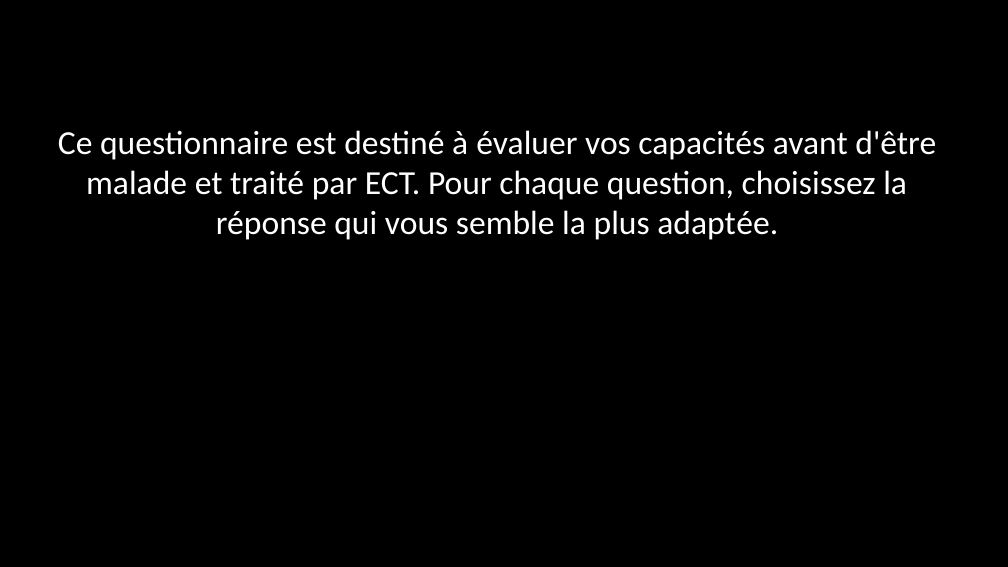
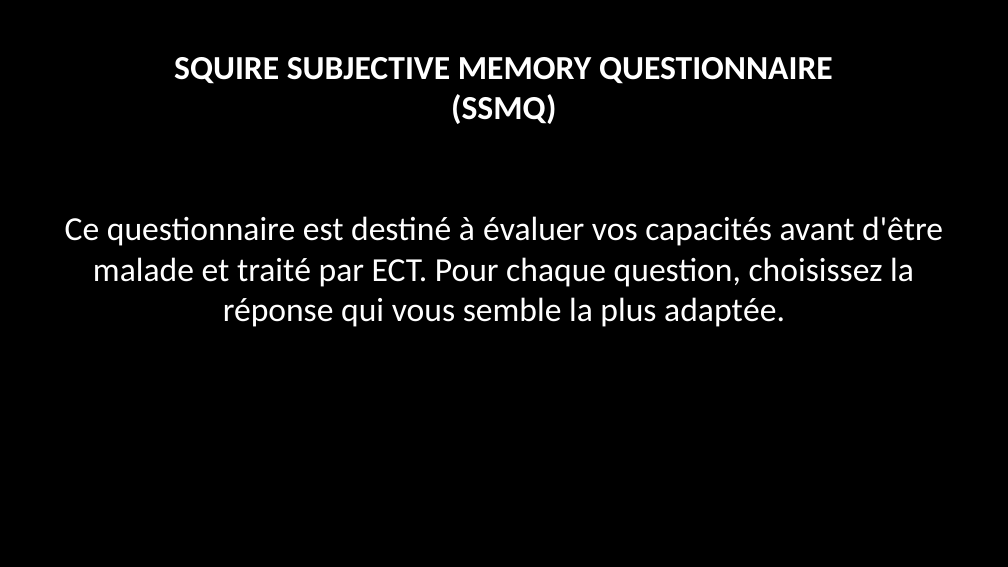
Before and after one commit to MBB-team/Misc, a slide deck: slide 1 of psychometric_scale/stuff/instructionsSSMQ.pptx. Drawn at 1008x567 pixels with LibreOffice and Linux fonts; fonts in the diff are those of the drawing. Boxes give left, top, right and bottom in pixels: in the first picture for what was removed or moved away, otherwise in the second. Text is boxed around its words. In the diff, an @@ line names an element or a change of style, - is before the commit and + after.

```diff
--- a/psychometric_scale/stuff/instructionsSSMQ.pptx
+++ b/psychometric_scale/stuff/instructionsSSMQ.pptx
@@ text "SQUIRE SUBJECTIVE MEMORY QUESTIONNAIRE" moved from (x1=58, y1=130, x2=936, y2=240) to (x1=65, y1=57, x2=943, y2=327) @@
@@ text at (x1=174, y1=57, x2=833, y2=124): paragraphs added @@
+SQUIRE SUBJECTIVE MEMORY QUESTIONNAIRE
+(SSMQ)
```
Also in this commit, not shown: 33 other files.
